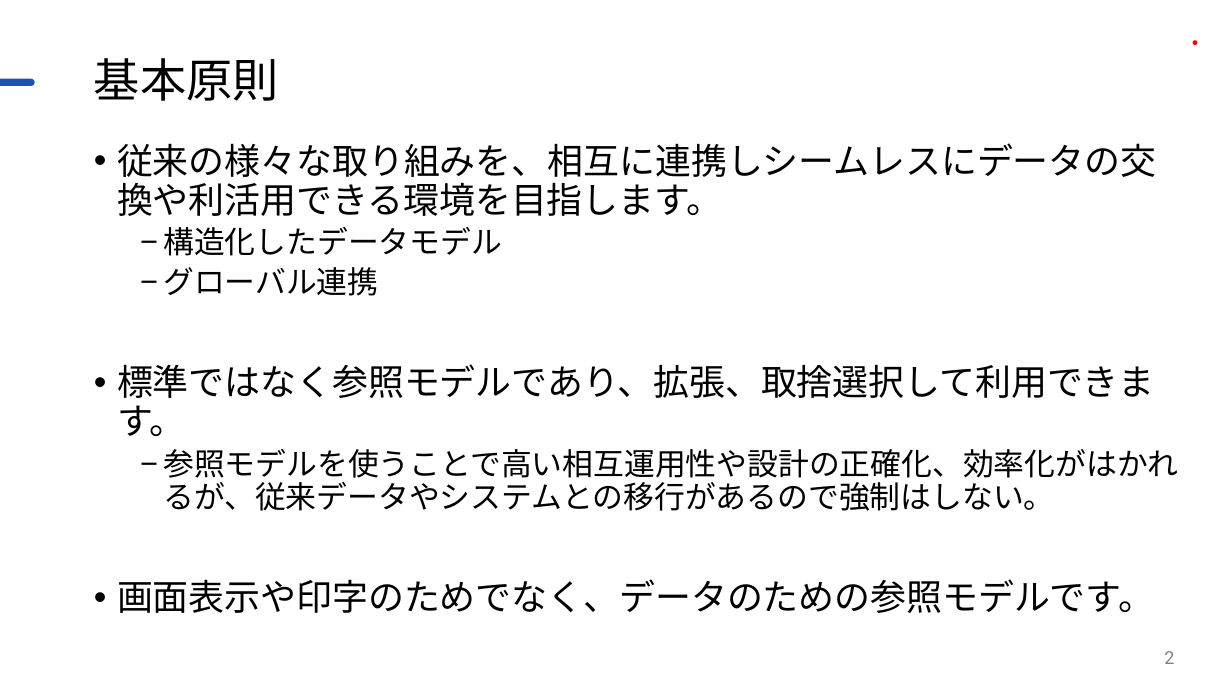
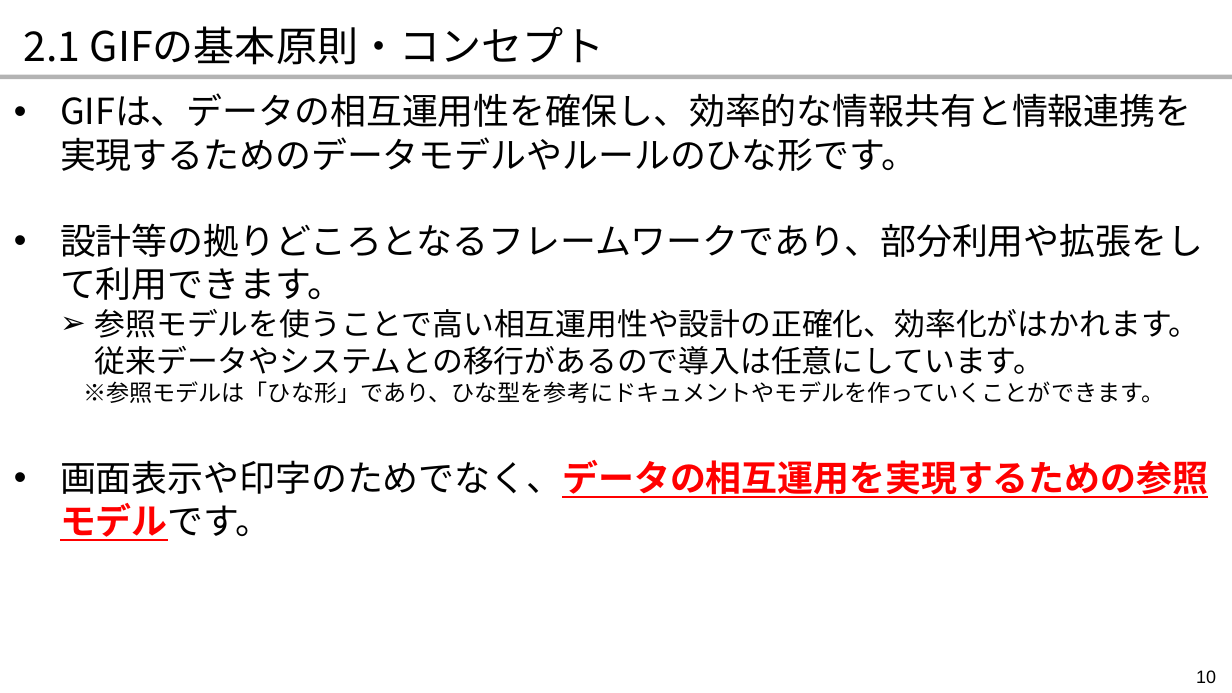
Before and after one commit to JDA-DM/GIF, a slide deck: slide 10 of 410_全体説明/411_GIF説明資料.pptx (slide 2 before the commit). Drawn at 1232x693 pixels with LibreOffice and Linux fonts; fonts in the diff are those of the drawing; background and template pictures are left out. Boxes give left, top, right and bottom in pixels: in the first picture for what was removed or moved away, otherwise in the second. Text is boxed around its words. In the diff, an @@ line names an element or a change of style, - is before the commit and + after.

```diff
--- a/410_全体説明/411_GIF説明資料.pptx
+++ b/410_全体説明/411_GIF説明資料.pptx
@@ text added at [24, 26, 605, 65], 32 pt, text #000000 @@
+2.1 GIFの基本原則・コンセプト
@@ title removed at [94, 58, 279, 101] @@
-基本原則
@@ ellipse removed at [1193, 41, 1198, 45] @@
@@ rounded rectangle removed at [0, 79, 34, 86] @@
@@ rectangle added at [0, 75, 1232, 79], fill #B3B3B3 @@
@@ text at [60, 93, 1208, 541]: text changed @@
-• 従来の様々な取り組みを、相互に連携しシームレスにデータの交換や利活用できる環境を目指します。
-  − 構造化したデータモデル
-  − グローバル連携
-• 標準ではなく参照モデルであり、拡張、取捨選択して利用できます。
-  − 参照モデルを使うことで高い相互運用性や設計の正確化、効率化がはかれるが、従来データやシステムとの移行があるので強制はしない。
-• 画面表示や印字のためでなく、データのための参照モデルです。
+• GIFは、データの相互運用性を確保し、効率的な情報共有と情報連携を実現するためのデータモデルやルールのひな形です。
+• 設計等の拠りどころとなるフレームワークであり、部分利用や拡張をして利用できます。
+  ➢ 参照モデルを使うことで高い相互運用性や設計の正確化、効率化がはかれます。従来データやシステムとの移行があるので導入は任意にしています。
+  ※参照モデルは「ひな形」であり、ひな型を参考にドキュメントやモデルを作っていくことができます。
+• 画面表示や印字のためでなく、データの相互運用を実現するための参照モデルです。
@@ page number removed at [1164, 651, 1174, 664] @@
-2
@@ page number added at [1196, 670, 1216, 683], 14 pt, text #000000 @@
+10
```
Also in this commit, not shown: 9 other slides changed, 53 slides added, 15 slides removed.
